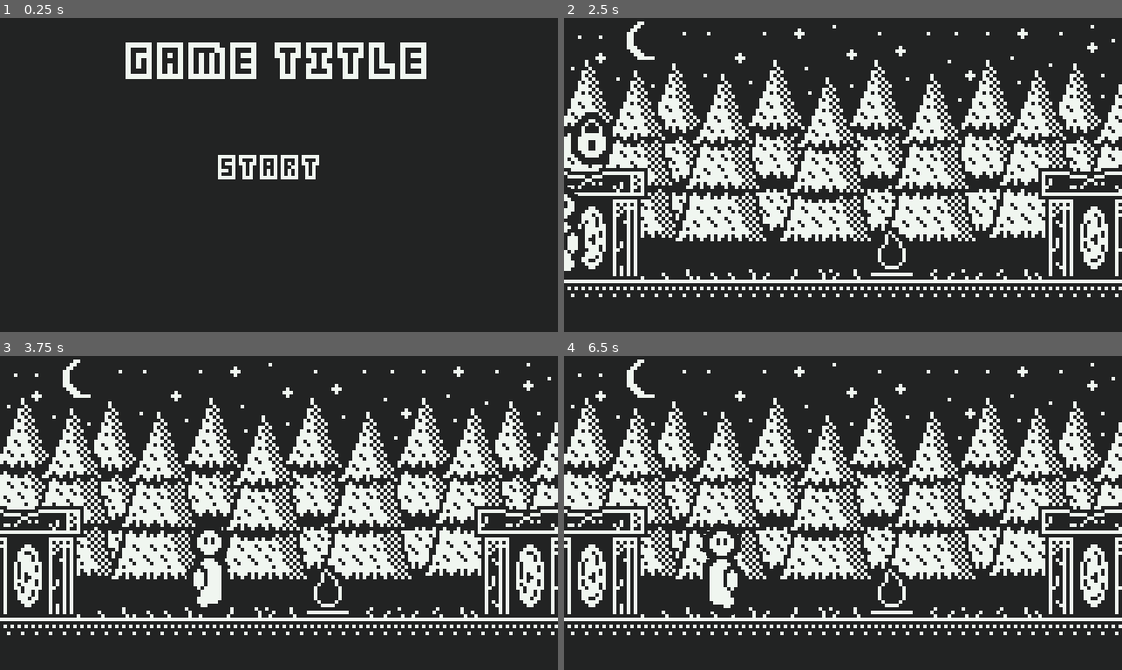
Above: before the commit, frames 1-4 (two rows, left to right).
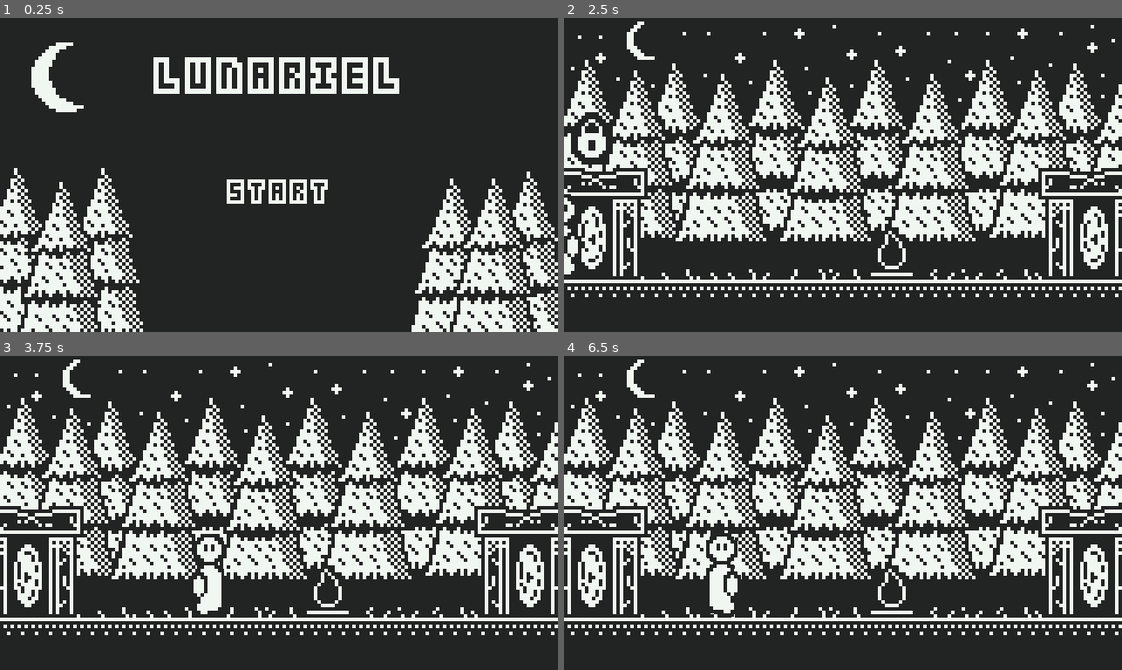
Above: after the commit, the same moments.

Repository: SolarLabyrinth/Lunariel
Game: Godot game, scene res://Scenes/MainMenu.tscn
Two runs of this game, one before a commit and one after it. Both use one fixed random seed, a clock stepped at 60 frames per second and the inputs below.
Inputs (mouse positions are in pixels of both pictures, inside the frame that each line leads up to; where the layout moved, square brackets give the same spot in the first picture):
- Up to frame 1 (0.25 s): no input
- Up to frame 2 (2.5 s): click (843, 190) [831, 168] at 0.5 s; tap Enter (ui_accept) at 1.25, 1.52, 2, 2.27 s; move the mouse to (965, 159) at 1.27 s; hold Right (ui_right) 1.28-2.03 s; tap E (sl_interact) at 1.35 s; move the mouse to (731, 190) at 2.02 s; hold Left (ui_left) from 2.03 s (still down); click (731, 190) at 2.1 s
- Up to frame 3 (3.75 s): move the mouse to (334, 443) at 2.77 s; release Left (ui_left) at 2.78 s; hold Right (ui_right) from 2.78 s (still down); tap E (sl_interact) at 2.85 s; move the mouse to (251, 575) at 3.52 s; click (251, 575) at 3.6 s
- Up to frame 4 (6.5 s): tap Enter (ui_accept) at 3.77, 4.52, 6.02 s; move the mouse to (1010, 560) at 4.27 s; release Right (ui_right) at 4.28 s; hold Left (ui_left) 4.28-5 s; tap E (sl_interact) at 4.35 s; click "Start" at 5 s; move the mouse to (675, 465) at 5.77 s; hold Left (ui_left) from 5.78 s (still down); click (675, 465) at 5.85 s

The runs differ from the first frame. In frame 1, 20% of the frame differs, in the area x 0-100%, y 7-100%; in frame 2, 0.8%; in frame 3, 1.3%; in frame 4, 1.4%.

Commit message:
sexify intensifies

Diff:
--- a/Globals/scene_manager.gd
+++ b/Globals/scene_manager.gd
@@ -1,6 +1,6 @@
 extends Node2D
 
-var world_stats: WorldStats = ResourceLoader.load("res://Resources/world_stats.tres")
+var world_stats: WorldStats = preload("res://Resources/world_stats.tres")
 
 const TYPING_TEST = preload("res://Scenes/TypingTest2.tscn")
 const STATS_SCREEN = preload("res://Scenes/StatsScreen.tscn")
--- a/Scenes/Levels/Level1.tscn
+++ b/Scenes/Levels/Level1.tscn
@@ -20,6 +20,7 @@
 target_level_id = 5
 target_side = 1
 lock = 1
+facing = 0
 
 [node name="Door2" parent="." instance=ExtResource("3_auagh")]
 position = Vector2(608, 236)
--- a/Scenes/Levels/Level2.tscn
+++ b/Scenes/Levels/Level2.tscn
@@ -15,13 +15,14 @@
 position = Vector2(32, 236)
 target_level_id = 1
 target_side = 1
+facing = 0
 
 [node name="Door2" parent="." instance=ExtResource("2_dpmdo")]
 position = Vector2(431, 236)
 target_level_id = 7
 
 [node name="Enemy" parent="." instance=ExtResource("3_pf2h0")]
-position = Vector2(276, 268)
+position = Vector2(276, 252)
 enemy_id = 1
 
 [node name="Door3" parent="." instance=ExtResource("2_dpmdo")]
--- a/Scenes/Levels/Level3.tscn
+++ b/Scenes/Levels/Level3.tscn
@@ -14,9 +14,10 @@
 position = Vector2(32, 236)
 target_level_id = 2
 target_side = 1
+facing = 0
 
 [node name="Enemy" parent="." instance=ExtResource("3_satr7")]
-position = Vector2(276, 268)
+position = Vector2(276, 252)
 enemy_id = 2
 
 [node name="Grace" parent="." instance=ExtResource("4_rp4xi")]
--- a/Scenes/Levels/Level4.tscn
+++ b/Scenes/Levels/Level4.tscn
@@ -14,9 +14,10 @@
 position = Vector2(32, 236)
 target_level_id = 3
 target_side = 1
+facing = 0
 
 [node name="Enemy" parent="." instance=ExtResource("3_4b0tf")]
-position = Vector2(349, 268)
+position = Vector2(350, 252)
 enemy_id = 3
 
 [node name="Key" parent="." instance=ExtResource("5_rrmxv")]
--- a/Scenes/Levels/Level5.tscn
+++ b/Scenes/Levels/Level5.tscn
@@ -14,9 +14,11 @@
 position = Vector2(32, 236)
 target_level_id = 6
 target_side = 1
+facing = 0
 
 [node name="Enemy" parent="." instance=ExtResource("3_vqwj0")]
-position = Vector2(376, 268)
+position = Vector2(378, 252)
+facing = 1
 enemy_id = 4
 
 [node name="Grace" parent="." instance=ExtResource("4_nvnbx")]
--- a/Scenes/Levels/Level6.tscn
+++ b/Scenes/Levels/Level6.tscn
@@ -11,7 +11,9 @@
 [node name="Floor" parent="." instance=ExtResource("1_vfjoj")]
 
 [node name="Enemy" parent="." instance=ExtResource("2_wl7bb")]
-position = Vector2(273, 268)
+position = Vector2(274, 252)
+size = 1
+facing = 1
 enemy_id = 5
 
 [node name="Door2" parent="." instance=ExtResource("3_exe67")]
--- a/Scenes/Levels/Level7.tscn
+++ b/Scenes/Levels/Level7.tscn
@@ -14,9 +14,10 @@
 position = Vector2(32, 236)
 target_level_id = 2
 target_side = 1
+facing = 0
 
 [node name="Enemy" parent="." instance=ExtResource("3_b7q7x")]
-position = Vector2(276, 268)
+position = Vector2(278, 252)
 enemy_id = 6
 
 [node name="Grace" parent="." instance=ExtResource("4_0q1b7")]
--- a/Scenes/Levels/Level8.tscn
+++ b/Scenes/Levels/Level8.tscn
@@ -13,9 +13,11 @@
 position = Vector2(32, 236)
 target_level_id = 7
 target_side = 1
+facing = 0
 
 [node name="Enemy" parent="." instance=ExtResource("3_upc2u")]
-position = Vector2(349, 268)
+position = Vector2(350, 252)
+size = 1
 enemy_id = 7
 
 [node name="Player" parent="." instance=ExtResource("4_gx8dn")]
--- a/Scenes/MainMenu.tscn
+++ b/Scenes/MainMenu.tscn
@@ -1,8 +1,12 @@
-[gd_scene load_steps=6 format=3 uid="uid://b64lr7xeyf7oc"]
+[gd_scene load_steps=7 format=3 uid="uid://b64lr7xeyf7oc"]
 
 [ext_resource type="Script" path="res://Scenes/main_menu.gd" id="1_du4fg"]
 [ext_resource type="Theme" uid="uid://bahunhngepcwh" path="res://Resources/ui-theme.tres" id="1_gxjpk"]
 [ext_resource type="Texture2D" uid="uid://6x75b45f4vsp" path="res://Assets/main-spritesheet.png" id="3_hhi7x"]
+
+[sub_resource type="AtlasTexture" id="AtlasTexture_376rl"]
+atlas = ExtResource("3_hhi7x")
+region = Rect2(288, 98, 160, 90)
 
 [sub_resource type="AtlasTexture" id="AtlasTexture_vgjpm"]
 atlas = ExtResource("3_hhi7x")
@@ -15,9 +19,15 @@
 [node name="MainMenu" type="Node2D"]
 script = ExtResource("1_du4fg")
 
+[node name="Sprite2D" type="Sprite2D" parent="."]
+position = Vector2(320, 180)
+scale = Vector2(4, 4)
+texture = SubResource("AtlasTexture_376rl")
+
 [node name="HBoxContainer" type="HBoxContainer" parent="."]
+offset_top = 17.0
 offset_right = 640.0
-offset_bottom = 92.0
+offset_bottom = 109.0
 alignment = 1
 
 [node name="VBoxContainer" type="VBoxContainer" parent="HBoxContainer"]
@@ -29,18 +39,25 @@
 theme = ExtResource("1_gxjpk")
 theme_override_font_sizes/normal_font_size = 48
 bbcode_enabled = true
-text = "Game Title"
+text = "Lunariel"
 fit_content = true
 scroll_active = false
 autowrap_mode = 0
 
-[node name="TextureButton" type="TextureButton" parent="."]
-offset_left = 238.0
-offset_top = 145.0
-offset_right = 273.0
-offset_bottom = 158.0
+[node name="HBoxContainer2" type="HBoxContainer" parent="."]
+offset_top = 165.0
+offset_right = 160.0
+offset_bottom = 182.0
 scale = Vector2(4, 4)
+alignment = 1
+
+[node name="VBoxContainer" type="VBoxContainer" parent="HBoxContainer2"]
+layout_mode = 2
+alignment = 1
+
+[node name="TextureButton" type="TextureButton" parent="HBoxContainer2/VBoxContainer"]
+layout_mode = 2
 texture_normal = SubResource("AtlasTexture_vgjpm")
 texture_hover = SubResource("AtlasTexture_quhmd")
 
-[connection signal="pressed" from="TextureButton" to="." method="_on_start_button_pressed"]
+[connection signal="pressed" from="HBoxContainer2/VBoxContainer/TextureButton" to="." method="_on_start_button_pressed"]
--- a/Scenes/typeing_test.gd
+++ b/Scenes/typeing_test.gd
@@ -1,6 +1,6 @@
 extends Node2D
 
-var player_data: PlayerStats = ResourceLoader.load("res://Resources/player_stats.tres")
+var player_data: PlayerStats = preload("res://Resources/player_stats.tres")
 
 @export var words_per_minute = 70
 @export var text = "By ancient light and purest flame, From shadow's grasp, I reclaim. Spirits of earth, air, water, an …(186 unchanged characters)…
--- a/Scenes/typing_test_2.gd
+++ b/Scenes/typing_test_2.gd
@@ -6,8 +6,8 @@
 @onready var hourglass: AnimatedSprite2D = %Hourglass
 @onready var staminabar: AnimatedSprite2D = %StaminaBar
 
-var player_data: PlayerStats = ResourceLoader.load("res://Resources/player_stats.tres")
-var world_stats: WorldStats = ResourceLoader.load("res://Resources/world_stats.tres")
+var player_data: PlayerStats = preload("res://Resources/player_stats.tres")
+var world_stats: WorldStats = preload("res://Resources/world_stats.tres")
 
 var wpm := world_stats.current_wpm
 var xp_value := world_stats.current_xp
--- a/Things/Door.tscn
+++ b/Things/Door.tscn
@@ -78,7 +78,8 @@
 [node name="CollisionShape2D" type="CollisionShape2D" parent="Area2D"]
 shape = SubResource("CapsuleShape2D_nd685")
 
-[node name="Sprite2D" type="Sprite2D" parent="."]
+[node name="Door" type="Sprite2D" parent="."]
+unique_name_in_owner = true
 scale = Vector2(4, 4)
 texture = SubResource("AtlasTexture_4rbhi")
 
@@ -101,7 +102,7 @@
 scale = Vector2(4, 4)
 sprite_frames = SubResource("SpriteFrames_ankja")
 autoplay = "default"
-frame_progress = 0.612955
+frame_progress = 0.892366
 
 [connection signal="area_entered" from="Area2D" to="." method="_on_area_2d_area_entered"]
 [connection signal="area_exited" from="Area2D" to="." method="_on_area_2d_area_exited"]
--- a/Things/Enemy.tscn
+++ b/Things/Enemy.tscn
@@ -9,7 +9,44 @@
 
 [sub_resource type="AtlasTexture" id="AtlasTexture_rr2rk"]
 atlas = ExtResource("1_3aeif")
-region = Rect2(96, 16, 16, 16)
+region = Rect2(86, 35, 19, 24)
+
+[sub_resource type="Animation" id="Animation_5i8xr"]
+length = 0.001
+tracks/0/type = "value"
+tracks/0/imported = false
+tracks/0/enabled = true
+tracks/0/path = NodePath("Sprite2D:position")
+tracks/0/interp = 1
+tracks/0/loop_wrap = true
+tracks/0/keys = {
+"times": PackedFloat32Array(0),
+"transitions": PackedFloat32Array(1),
+"update": 0,
+"values": [Vector2(0, -4)]
+}
+
+[sub_resource type="Animation" id="Animation_tuyo2"]
+resource_name = "idle"
+loop_mode = 1
+tracks/0/type = "value"
+tracks/0/imported = false
+tracks/0/enabled = true
+tracks/0/path = NodePath("Sprite2D:position")
+tracks/0/interp = 1
+tracks/0/loop_wrap = true
+tracks/0/keys = {
+"times": PackedFloat32Array(0, 0.5),
+"transitions": PackedFloat32Array(1, 1),
+"update": 0,
+"values": [Vector2(0, -4), Vector2(0, 0)]
+}
+
+[sub_resource type="AnimationLibrary" id="AnimationLibrary_7kc1b"]
+_data = {
+"RESET": SubResource("Animation_5i8xr"),
+"idle": SubResource("Animation_tuyo2")
+}
 
 [node name="Enemy" type="Node2D"]
 script = ExtResource("1_apwp6")
@@ -20,7 +57,14 @@
 shape = SubResource("CapsuleShape2D_cxxf2")
 
 [node name="Sprite2D" type="Sprite2D" parent="."]
+position = Vector2(0, -4)
 scale = Vector2(4, 4)
 texture = SubResource("AtlasTexture_rr2rk")
 
+[node name="HoverAnimation" type="AnimationPlayer" parent="."]
+libraries = {
+"": SubResource("AnimationLibrary_7kc1b")
+}
+autoplay = "idle"
+
 [connection signal="area_entered" from="Area2D" to="." method="_on_area_2d_area_entered"]
--- a/Things/Key.tscn
+++ b/Things/Key.tscn
@@ -10,6 +10,43 @@
 [sub_resource type="AtlasTexture" id="AtlasTexture_r0hrw"]
 atlas = ExtResource("1_68h0i")
 region = Rect2(68, 18, 8, 13)
+
+[sub_resource type="Animation" id="Animation_a53gd"]
+resource_name = "new_animation"
+loop_mode = 1
+tracks/0/type = "value"
+tracks/0/imported = false
+tracks/0/enabled = true
+tracks/0/path = NodePath("Sprite2D:position")
+tracks/0/interp = 1
+tracks/0/loop_wrap = true
+tracks/0/keys = {
+"times": PackedFloat32Array(0, 0.5),
+"transitions": PackedFloat32Array(1, 1),
+"update": 0,
+"values": [Vector2(0, 0), Vector2(0, -4)]
+}
+
+[sub_resource type="Animation" id="Animation_p4nr4"]
+length = 0.001
+tracks/0/type = "value"
+tracks/0/imported = false
+tracks/0/enabled = true
+tracks/0/path = NodePath("Sprite2D:position")
+tracks/0/interp = 1
+tracks/0/loop_wrap = true
+tracks/0/keys = {
+"times": PackedFloat32Array(0),
+"transitions": PackedFloat32Array(1),
+"update": 0,
+"values": [Vector2(0, 0)]
+}
+
+[sub_resource type="AnimationLibrary" id="AnimationLibrary_2yj7e"]
+_data = {
+"RESET": SubResource("Animation_p4nr4"),
+"new_animation": SubResource("Animation_a53gd")
+}
 
 [node name="Key" type="Node2D"]
 script = ExtResource("1_jfhts")
@@ -23,4 +60,10 @@
 scale = Vector2(4, 4)
 texture = SubResource("AtlasTexture_r0hrw")
 
+[node name="AnimationPlayer" type="AnimationPlayer" parent="."]
+libraries = {
+"": SubResource("AnimationLibrary_2yj7e")
+}
+autoplay = "new_animation"
+
 [connection signal="area_entered" from="Area2D" to="." method="_on_area_2d_area_entered"]
--- a/Things/Player.tscn
+++ b/Things/Player.tscn
@@ -9,7 +9,7 @@
 
 [sub_resource type="AtlasTexture" id="AtlasTexture_iphkw"]
 atlas = ExtResource("1_mq5tx")
-region = Rect2(98, 69, 12, 26)
+region = Rect2(83, 70, 10, 24)
 
 [sub_resource type="Animation" id="Animation_5i8xr"]
 length = 0.001
@@ -39,7 +39,7 @@
 "times": PackedFloat32Array(0, 0.5),
 "transitions": PackedFloat32Array(1, 1),
 "update": 0,
-"values": [Vector2(0, -4), Vector2(0, -8)]
+"values": [Vector2(0, -4), Vector2(0, 0)]
 }
 
 [sub_resource type="AnimationLibrary" id="AnimationLibrary_7kc1b"]
--- a/Things/door.gd
+++ b/Things/door.gd
@@ -7,15 +7,19 @@
 # @export var target_player_x := 0
 # @export var target_player_face := 0
 @export var lock := 0
-@export var facing := 'left'
+@export var facing := Side.Right
 
 @onready var interaction_label: Sprite2D = %InteractionLabel
 @onready var lock_sprite: Sprite2D = %Lock
+@onready var door: Sprite2D = %Door
 
-var world_stats: WorldStats = ResourceLoader.load("res://Resources/world_stats.tres")
+var world_stats: WorldStats = preload("res://Resources/world_stats.tres")
 
 func _ready() -> void:
-	pass
+	if facing == Side.Left:
+		door.flip_h = true
+	else:
+		door.flip_h = false
 
 var is_activatable := false:
 	set(value):
--- a/Things/enemy.gd
+++ b/Things/enemy.gd
@@ -1,13 +1,35 @@
 class_name Enemy extends Node2D
 
+@onready var sprite: Sprite2D = $Sprite2D
+
+enum EnemySize { SMALL, MEDIUM, LARGE }
+enum EnemyFacing { LEFT, RIGHT }
+
+@export var size := EnemySize.SMALL
+@export var facing := EnemyFacing.LEFT
 @export var enemy_id := 0
 @export var wpm := 70
 @export var xp := 1
 @export_multiline var text := "test"
 
-var world_stats: WorldStats = ResourceLoader.load("res://Resources/world_stats.tres")
+var world_stats: WorldStats = preload("res://Resources/world_stats.tres")
 
 func _ready() -> void:
+	if size == EnemySize.SMALL:
+		sprite.scale.x = 4
+		sprite.scale.y = 4
+	elif size == EnemySize.MEDIUM:
+		sprite.scale.x = 6
+		sprite.scale.y = 6
+		sprite.offset.y -= 6
+	else:
+		sprite.scale.x = 8
+		sprite.scale.y = 8
+		sprite.offset.y -= 8
+	if facing == EnemyFacing.LEFT:
+		sprite.flip_h = false
+	else:
+		sprite.flip_h = true
 	if world_stats.enemies.get(enemy_id):
 		show()
 	else:
--- a/Things/grace.gd
+++ b/Things/grace.gd
@@ -4,7 +4,7 @@
 
 @onready var interaction_label: Sprite2D = %InteractionLabel
 
-var world_stats: WorldStats = ResourceLoader.load("res://Resources/world_stats.tres")
+var world_stats: WorldStats = preload("res://Resources/world_stats.tres")
 
 var is_active := false:
 	set(value):
--- a/Things/key.gd
+++ b/Things/key.gd
@@ -2,7 +2,7 @@
 
 @export var key_id := 0
 
-var world_stats: WorldStats = ResourceLoader.load("res://Resources/world_stats.tres")
+var world_stats: WorldStats = preload("res://Resources/world_stats.tres")
 
 func _ready() -> void:
 	if world_stats.keys[key_id]:
--- a/Things/player.gd
+++ b/Things/player.gd
@@ -2,7 +2,7 @@
 
 @onready var sprite: Sprite2D = $Sprite2D
 
-var world_stats: WorldStats = ResourceLoader.load("res://Resources/world_stats.tres")
+var world_stats: WorldStats = preload("res://Resources/world_stats.tres")
 var speed = 250
 
 func _ready() -> void:
Binary file changed: Assets/main-spritesheet.aseprite
Binary file changed: Assets/main-spritesheet.png
Not shown: 1 places in Things/Enemy.tscn that only renumber resources
Not shown: 1 places in Things/Key.tscn that only renumber resources
